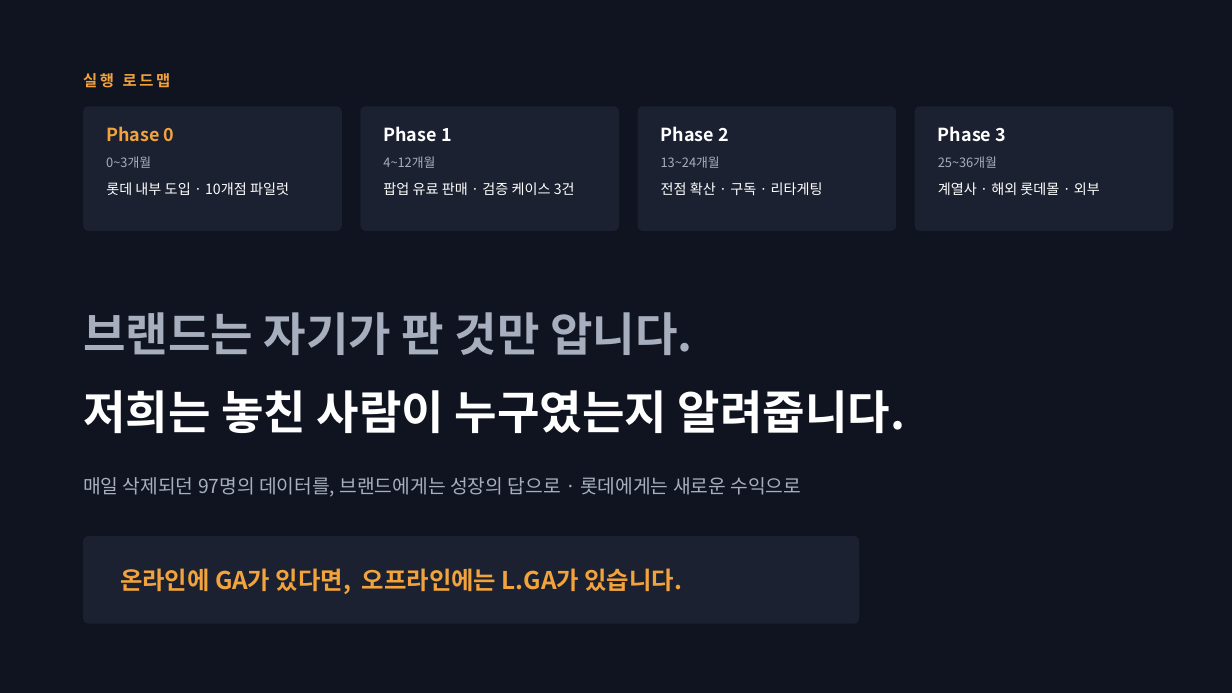
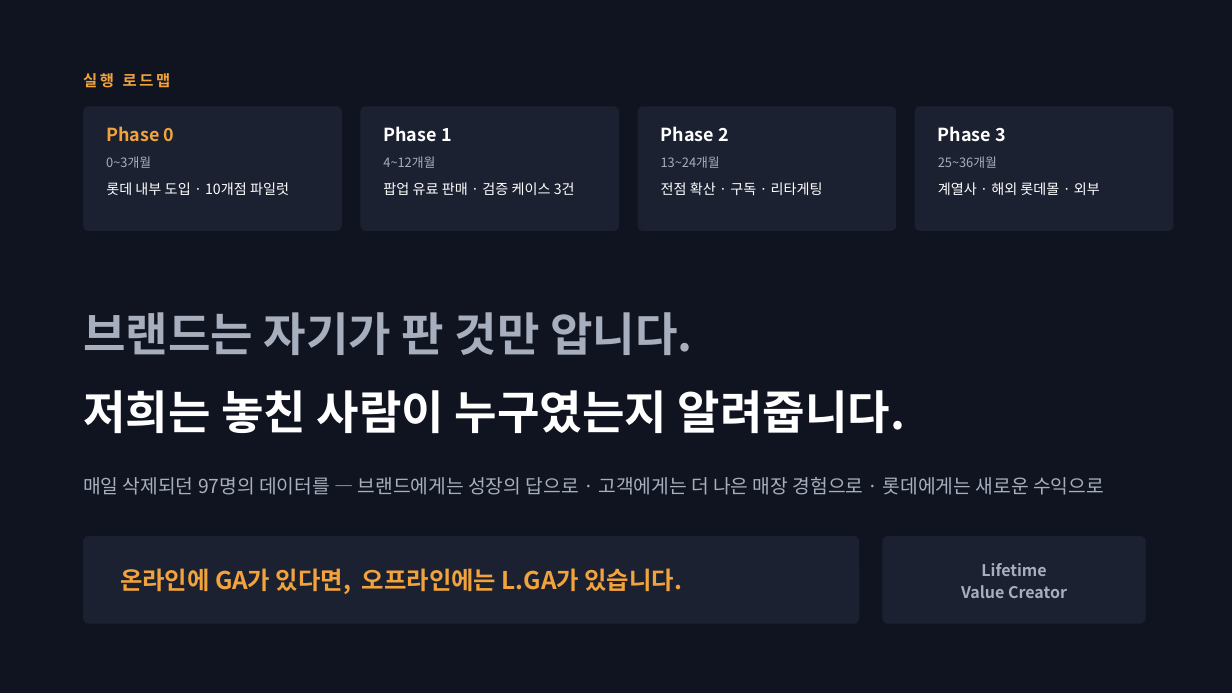
Before and after one commit to neti84-design/LMBA, a slide deck: slide 15 of LGA_롯데신사업_발표.pptx (slide 14 before the commit). Drawn at 1232x693 pixels with LibreOffice and Linux fonts; fonts in the diff are those of the drawing. Boxes give left, top, right and bottom in pixels: in the first picture for what was removed or moved away, otherwise in the second. Text is boxed around its words. In the diff, an @@ line names an element or a change of style, - is before the commit and + after.

```diff
--- a/LGA_롯데신사업_발표.pptx
+++ b/LGA_롯데신사업_발표.pptx
@@ text at box(83, 477, 1104, 495): text changed @@
-매일 삭제되던 97명의 데이터를, 브랜드에게는 성장의 답으로 · 롯데에게는 새로운 수익으로
+매일 삭제되던 97명의 데이터를 — 브랜드에게는 성장의 답으로 · 고객에게는 더 나은 매장 경험으로 · 롯데에게는 새로운 수익으로
@@ rounded rectangle added at box(883, 536, 1146, 624), fill #1B2130 @@
@@ text added at box(961, 563, 1067, 598), 12.5 pt, text #A7AFBE, bold @@
+Lifetime
+Value Creator
```
Also in this commit, not shown: 11 other slides changed, 1 slide added, 6 other files.
